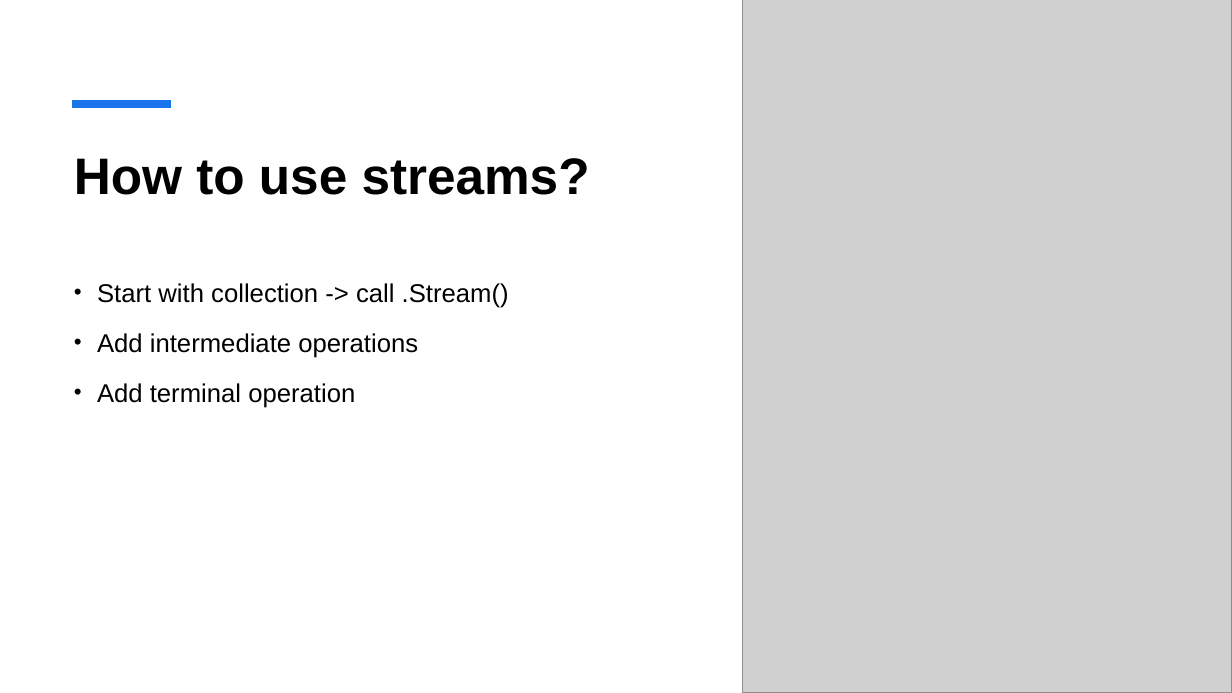
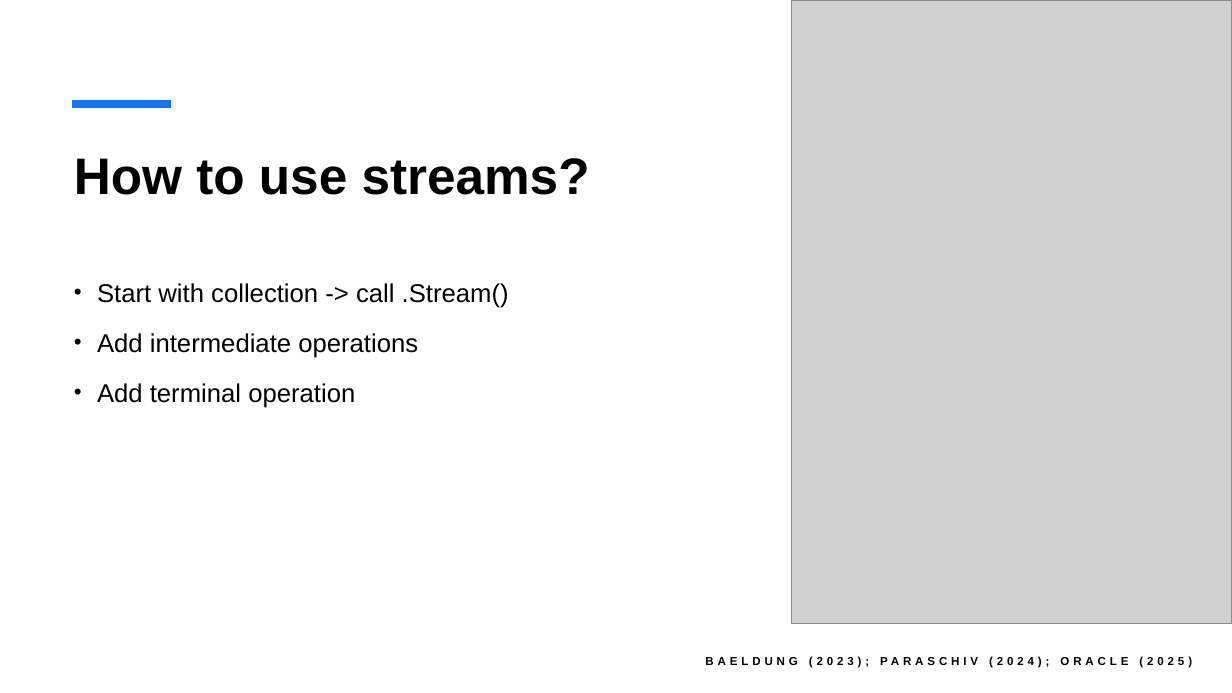
Before and after one commit to StefanBoudri/streams, a slide deck: slide 7 of presentation.pptx. Drawn at 1232x693 pixels with LibreOffice and Linux fonts; fonts in the diff are those of the drawing; grey boxes stand for pictures. Boxes give left, top, right and bottom in pixels: in the first picture for what was removed or moved away, otherwise in the second. Text is boxed around its words. In the diff, an @@ line names an element or a change of style, - is before the commit and + after.

```diff
--- a/presentation.pptx
+++ b/presentation.pptx
@@ picture: place and size @@
-picture at [742, 0, 1232, 693]
+picture at [792, 0, 1232, 624]
@@ text added at [705, 656, 1192, 668], 9 pt, text #000000, bold @@
+BAELDUNG (2023); PARASCHIV (2024); ORACLE (2025)
```
Also in this commit, not shown: 10 other slides changed, 1 slide added, 1 slide removed, 5 other files.
